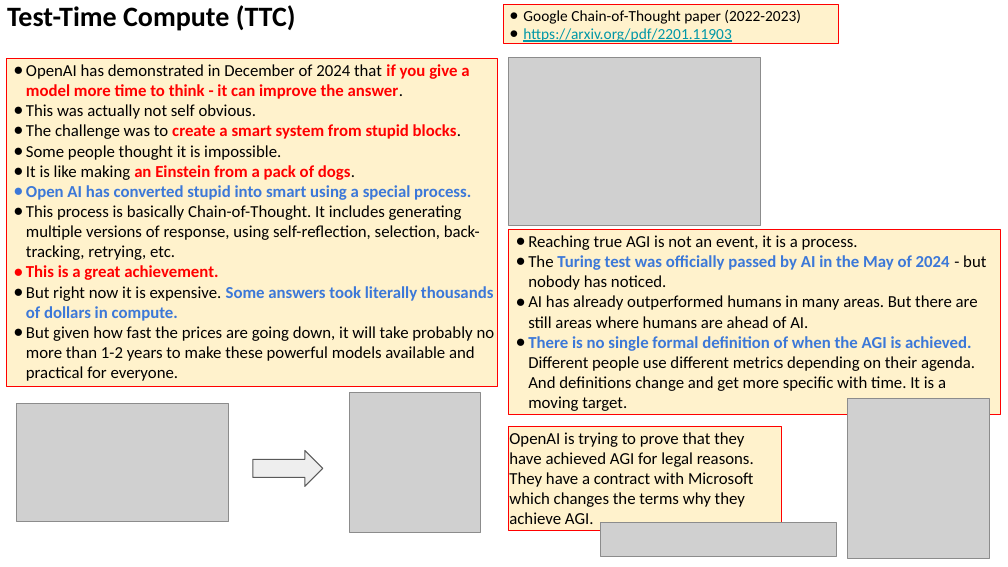
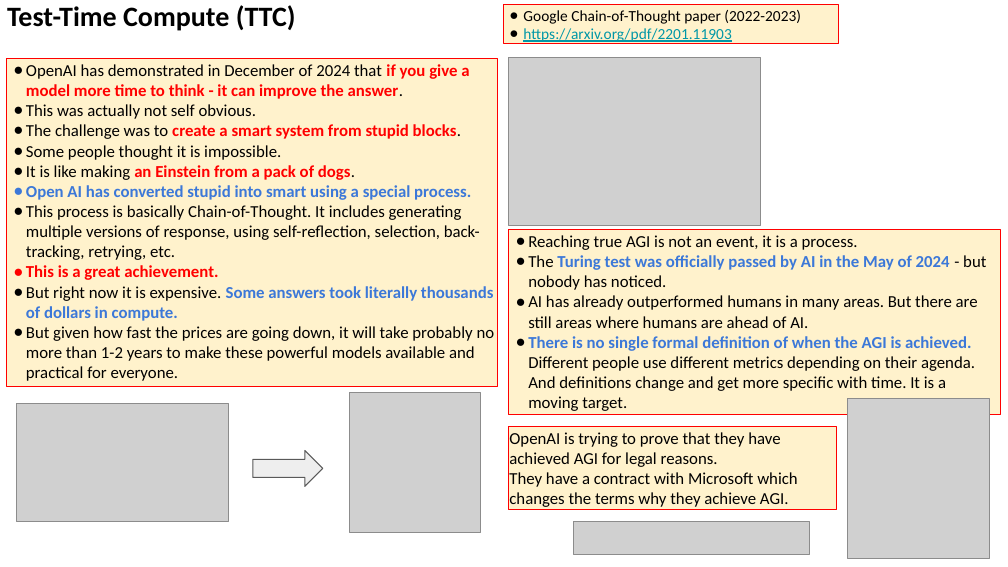
Before and after one commit to lselector/seminar, a slide deck: slide 6 of 2025/2025-01-24-AI-Updates.pptx. Drawn at 1008x567 pixels with LibreOffice and Linux fonts; fonts in the diff are those of the drawing; grey boxes stand for pictures. Boxes give left, top, right and bottom in pixels: in the first picture for what was removed or moved away, otherwise in the second. Text is boxed around its words. In the diff, an @@ line names an element or a change of style, - is before the commit and + after.

```diff
--- a/2025/2025-01-24-AI-Updates.pptx
+++ b/2025/2025-01-24-AI-Updates.pptx
@@ rectangle "OpenAI is trying to prove ...": place and size @@
-rectangle "OpenAI is trying to prove ..." at (508, 426, 781, 530)
+rectangle "OpenAI is trying to prove ..." at (508, 426, 837, 510)
@@ picture: place and size @@
-picture at (601, 523, 837, 556)
+picture at (574, 521, 809, 554)
```
Also in this commit, not shown: 3 other slides changed, 5 slides added.
